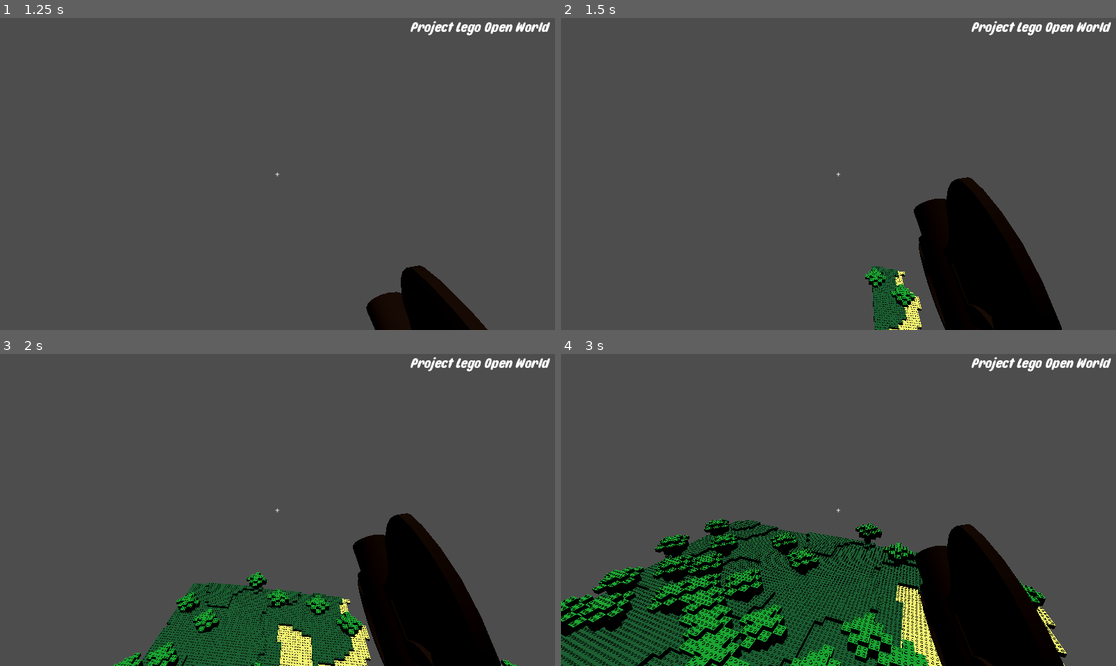
Above: before the commit, frames 1-4 (two rows, left to right).
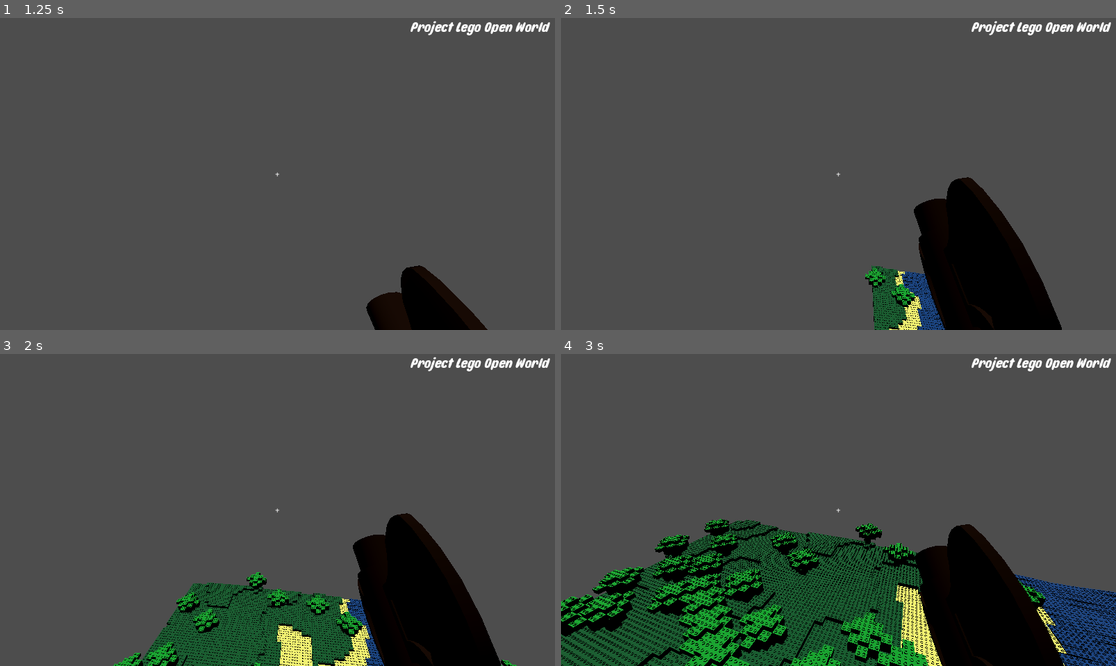
Above: after the commit, the same moments.

Repository: AlbinHorlaville/open-world-lego
Game: Godot game, scene res://menu/main_menu.tscn
Same seed, same stepped clock (60 frames per second), same inputs: the game is played once before the commit and once after it.
Inputs (mouse positions are in pixels of both pictures, inside the frame that each line leads up to):
- Up to frame 1 (1.25 s): click "Start" at 0.5 s
- Up to frame 2 (1.5 s): tap Enter at 1.25 s; move the mouse to (866, 174) at 1.27 s; hold Z (move_forward) from 1.28 s (still down)
- Up to frame 3 (2 s): keep holding Z (move_forward); tap Space (jump) at 1.52 s
- Up to frame 4 (3 s): keep holding Z (move_forward); move the mouse to (810, 510) at 2.02 s; tap Space (jump) at 2.27 s; move the mouse to (849, 503) at 2.77 s

Frame 1 is identical in both runs. In frame 2, 0.7% of the frame differs, in the area x 60-70%, y 81-100%; in frame 3, 0.4%; in frame 4, 3.1%, in the area x 22-100%, y 55-100%.
Error before the commit: Cannot call method 'get_child' on a null value. (res://blocks/water.gd:5)

Commit message:
Bug caused by the new name of the block2x2.dae is fix.

Diff:
--- a/OpenWorldLego/blocks/water.gd
+++ b/OpenWorldLego/blocks/water.gd
@@ -2,7 +2,7 @@
 
 func changeMaterial() -> void:
 	# get the instance
-	var mesh_inst = $brick_2x2.get_child(0)
+	var mesh_inst = $brick2x2.get_child(0)
 	# Assign the material
 	mesh_inst.set_surface_override_material(0, load("res://materials/Water.tres"))
 
@@ -12,4 +12,4 @@
 	if t>2*PI*100:
 		t=0
 	t+=delta
-	position.y = 0.5*(sin((position.x+t)/2)*sin((t-position.z))/2) - 1
+	position.y = 0.5*(sin((position.x+t)/2)*sin((t-position.z))/2)
--- a/OpenWorldLego/blocks/water.tscn
+++ b/OpenWorldLego/blocks/water.tscn
@@ -1,17 +1,17 @@
-[gd_scene load_steps=4 format=3 uid="uid://dcs4b3k4vj2hd"]
+[gd_scene load_steps=4 format=3 uid="uid://dpgr24bj8541x"]
 
 [ext_resource type="Script" path="res://blocks/water.gd" id="1_kbj6e"]
-[ext_resource type="PackedScene" uid="uid://cs8h5mvrffj1w" path="res://assets/brick_2x2.dae" id="1_l6v6h"]
+[ext_resource type="PackedScene" uid="uid://7hv8ur6n3qes" path="res://blocks/brick2x2.dae" id="1_uowm5"]
 
-[sub_resource type="BoxShape3D" id="BoxShape3D_n6u0t"]
+[sub_resource type="BoxShape3D" id="BoxShape3D_ae78a"]
+size = Vector3(1, 0.628967, 1)
 
 [node name="Water" type="StaticBody3D"]
 script = ExtResource("1_kbj6e")
 
 [node name="CollisionShape3D" type="CollisionShape3D" parent="."]
-shape = SubResource("BoxShape3D_n6u0t")
+transform = Transform3D(1, 0, 0, 0, 1, 0, 0, 0, 1, 0, -0.286416, 0)
+shape = SubResource("BoxShape3D_ae78a")
 
-[node name="brick_2x2" parent="." instance=ExtResource("1_l6v6h")]
+[node name="brick2x2" parent="." instance=ExtResource("1_uowm5")]
 transform = Transform3D(62.5, 0, 0, 0, 62.5, 0, 0, 0, 62.5, 0, 0, 0)
-
-[editable path="brick_2x2"]
Not shown: 1 places in OpenWorldLego/levels/chunk.tscn that only renumber resources
Not shown: 1 places in OpenWorldLego/levels/main.tscn that only renumber resources
